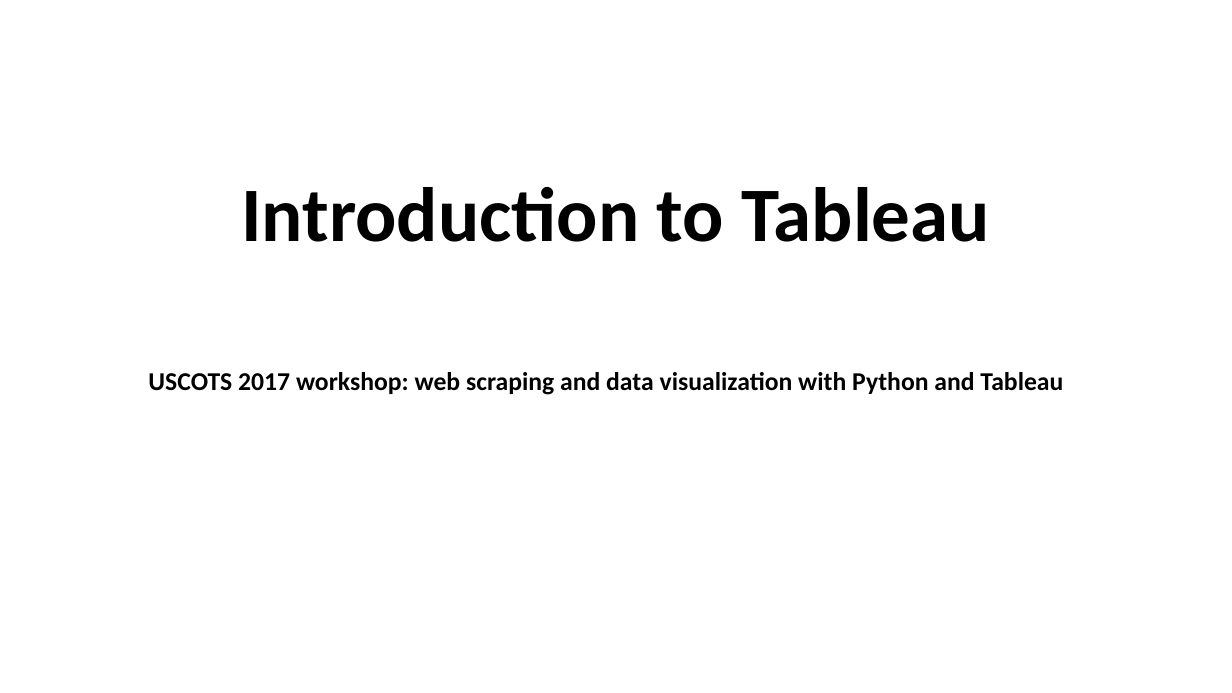
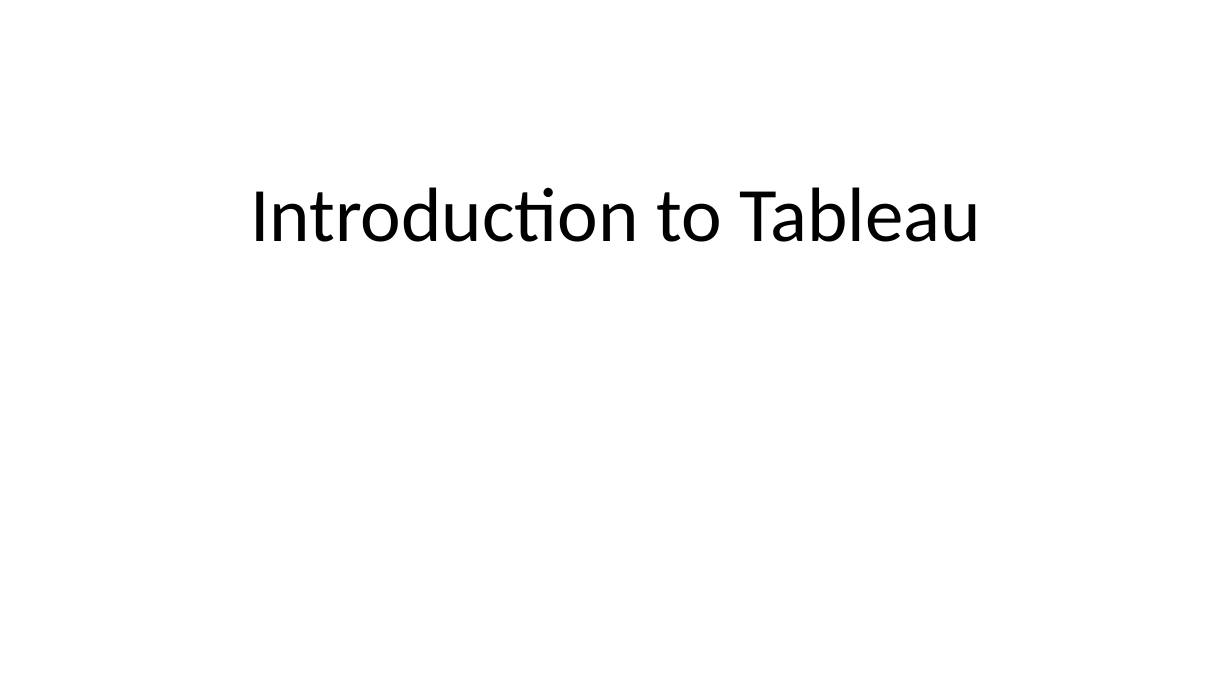
Before and after one commit to WSU-DataScience/WiCS_workshop, a slide deck: slide 1 of Visualization Notes/2 - Introduction to Tableau.pptx. Drawn at 1232x693 pixels with LibreOffice and Linux fonts; fonts in the diff are those of the drawing. Boxes give left, top, right and bottom in pixels: in the first picture for what was removed or moved away, otherwise in the second. Text is boxed around its words. In the diff, an @@ line names an element or a change of style, - is before the commit and + after.

Commit message:
updated slides

```diff
--- a/Visualization Notes/2 - Introduction to Tableau.pptx
+++ b/Visualization Notes/2 - Introduction to Tableau.pptx
@@ title "Introduction to Tableau" at (x1=250, y1=187, x2=981, y2=242): bold off @@
@@ subtitle removed at (x1=148, y1=372, x2=1063, y2=395) @@
-USCOTS 2017 workshop: web scraping and data visualization with Python and Tableau
```
Also in this commit, not shown: 2 other slides changed, 1 other file.
